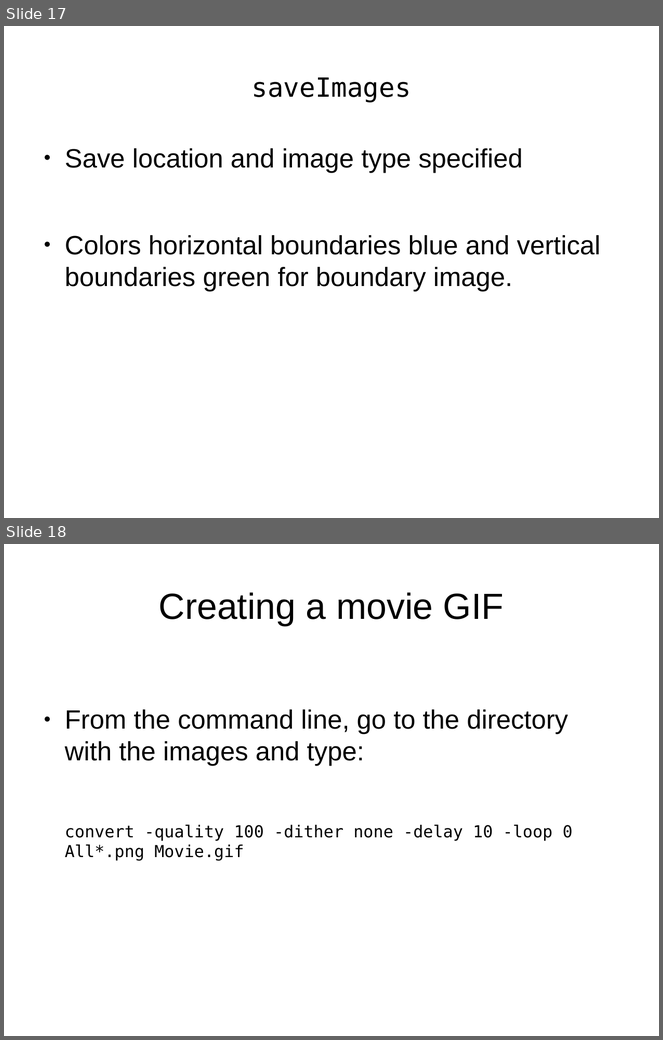
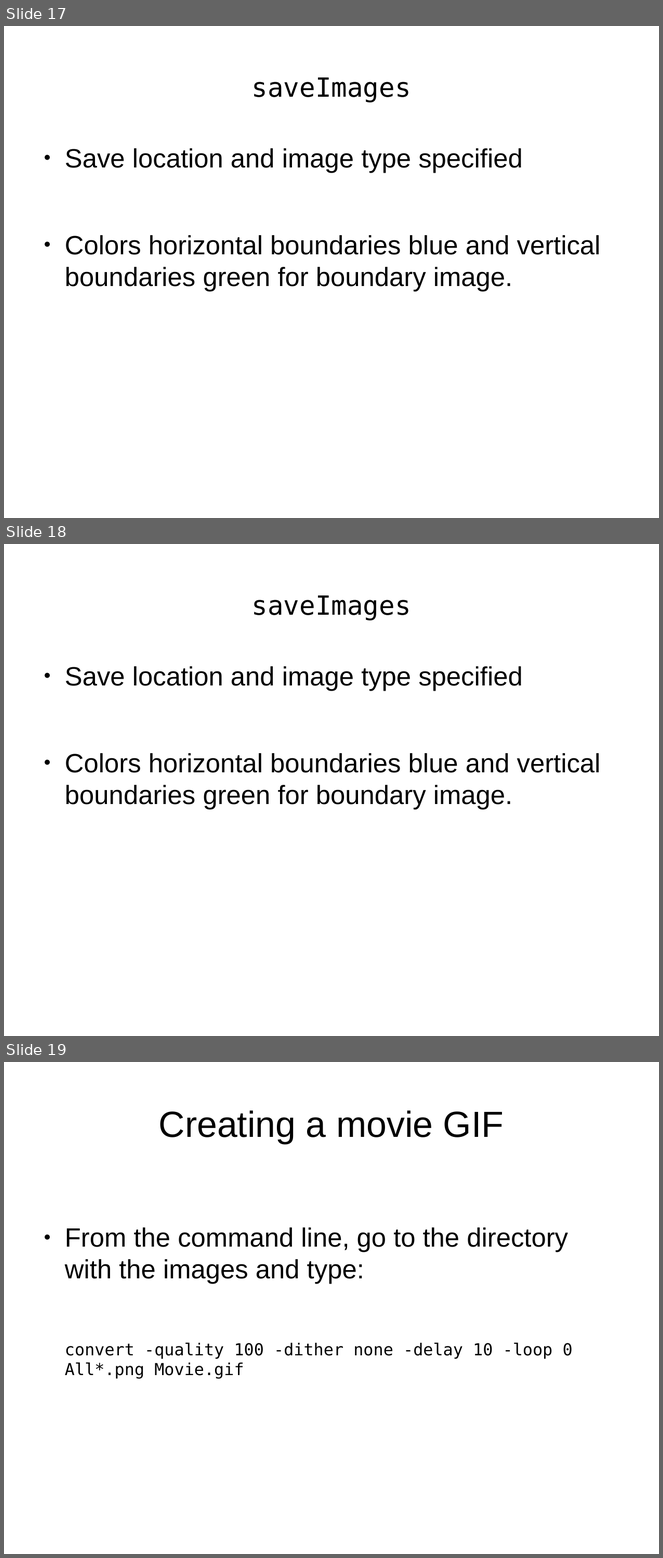
Before and after one commit to TUBvision/contAdapt_francis, a slide deck: Presentation_of_Model.odp. Shown one above the other, each under a label of ours: slides 17 and 18 before the commit, slides 17, 18 and 19 after it. The pictures are 663x1040 and 663x1558 pixels, drawn with LibreOffice and Linux fonts; fonts in the diff are those of the drawing. Boxes give left, top, right and bottom in pixels: in the first picture for what was removed or moved away, otherwise in the second. Text is boxed around its words. In the diff, an @@ line names an element or a change of style, - is before the commit and + after.

```diff
--- a/Presentation_of_Model.odp
+++ b/Presentation_of_Model.odp
@@ slide 18 added at (4, 544, 659, 1036), background #FFFFFF @@
@@ title added at (252, 595, 411, 620), 32 pt, text #000000 @@
+saveImages
@@ text added at (65, 666, 601, 809), 32 pt, text #000000 @@
+● Save location and image type specified
+● Colors horizontal boundaries blue and vertical boundaries green for boundary image.
@@ what was slide 18 is now slide 19 @@
```
Also in this commit, not shown: 9 slides changed, 1 other slide added, 1 slide removed.
